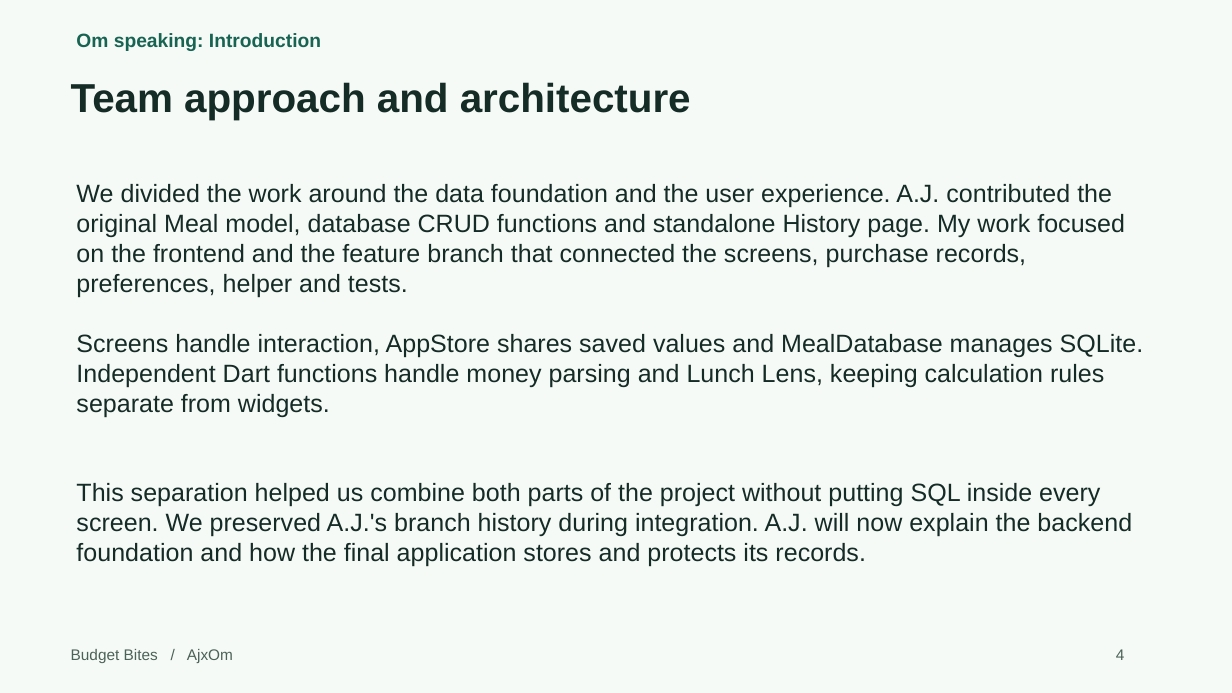
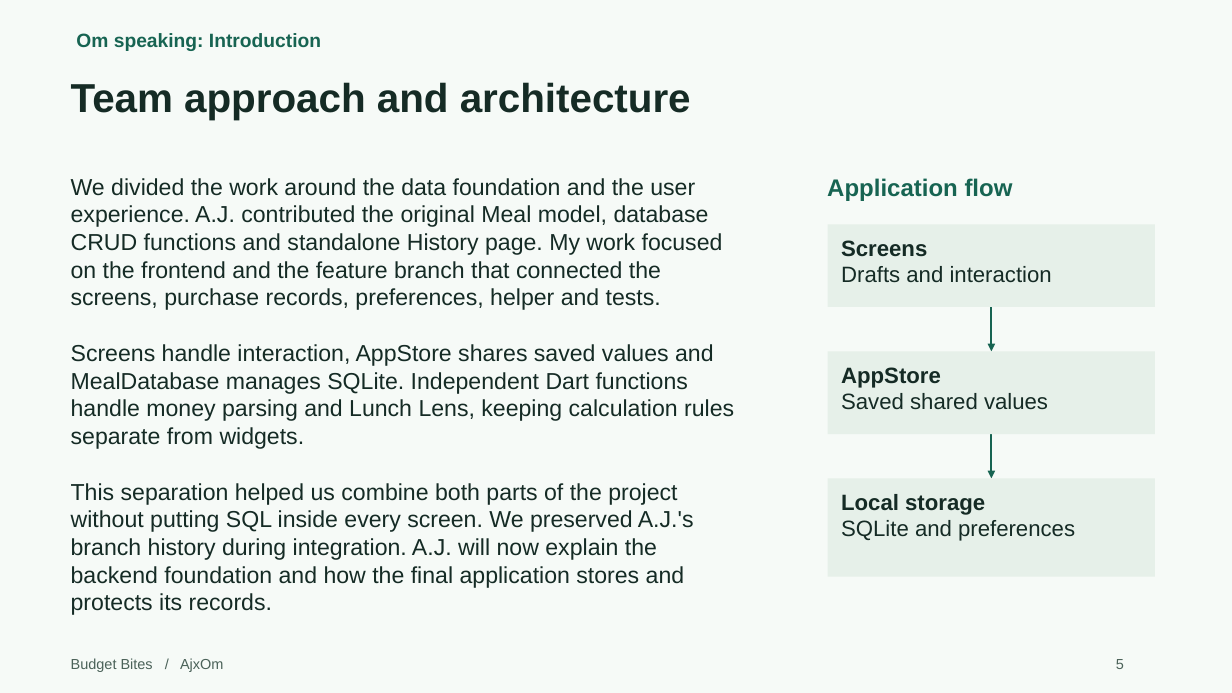
Before and after one commit to Omswaroopreddyudumula/ajxom-budget-bites, a slide deck: slide 5 of submission/Project1_Presentation.pptx (slide 4 before the commit). Drawn at 1232x693 pixels with LibreOffice and Linux fonts; fonts in the diff are those of the drawing. Boxes give left, top, right and bottom in pixels: in the first picture for what was removed or moved away, otherwise in the second. Text is boxed around its words. In the diff, an @@ line names an element or a change of style, - is before the commit and + after.

```diff
--- a/submission/Project1_Presentation.pptx
+++ b/submission/Project1_Presentation.pptx
@@ text at [71,178,723,310]: size 19.5 to 18 pt in "We divided the work around the data ..." @@
@@ text added at [827,178,1013,201], 18.8 pt, text #176452, bold @@
+Application flow
@@ rectangle added at [828,225,1155,308], fill #E6F0E9, 17.2 pt, text #152B25 @@
+Screens
+Drafts and interaction
@@ arrow added from (992, 307) to (992, 351), #176452 1.5 pt @@
@@ text at [71,344,734,615]: paragraphs added @@
+Screens handle interaction, AppStore shares saved values and MealDatabase manages SQLite. Independent Dart functions handle money parsing and Lunch Lens, keeping calculation rules separate from widgets.
+This separation helped us combine both parts of the project without putting SQL inside every screen. We preserved A.J.'s branch history during integration. A.J. will now explain the backend foundation and how the final application stores and protects its records.
@@ text removed at [76,334,1144,417] @@
-Screens handle interaction, AppStore shares saved values and MealDatabase manages SQLite. Independent Dart functions handle money parsing and Lunch Lens, keeping calculation rules separate from widgets.
@@ rectangle added at [828,351,1155,434], fill #E6F0E9, 17.2 pt, text #152B25 @@
+AppStore
+Saved shared values
@@ arrow added from (992, 434) to (992, 479), #176452 1.5 pt @@
@@ rectangle added at [828,479,1155,577], fill #E6F0E9, 17.2 pt, text #152B25 @@
+Local storage
+SQLite and preferences
@@ text removed at [76,483,1132,567] @@
-This separation helped us combine both parts of the project without putting SQL inside every screen. We preserved A.J.'s branch history during integration. A.J. will now explain the backend foundation and how the final application stores and protects its records.
@@ text "Budget Bites / AjxOm": place and size @@
-text "Budget Bites / AjxOm" at [71,649,233,663]
+text "Budget Bites / AjxOm" at [71,658,223,672]
@@ text "Budget Bites / AjxOm" at [71,658,223,672]: size 12 to 11.2 pt @@
@@ text removed at [1116,649,1125,660] @@
-4
@@ text added at [1116,659,1124,669], 11.2 pt, text #4B6259 @@
+5
```
Also in this commit, not shown: 21 other slides changed, 6 slides added, 3 other files.
